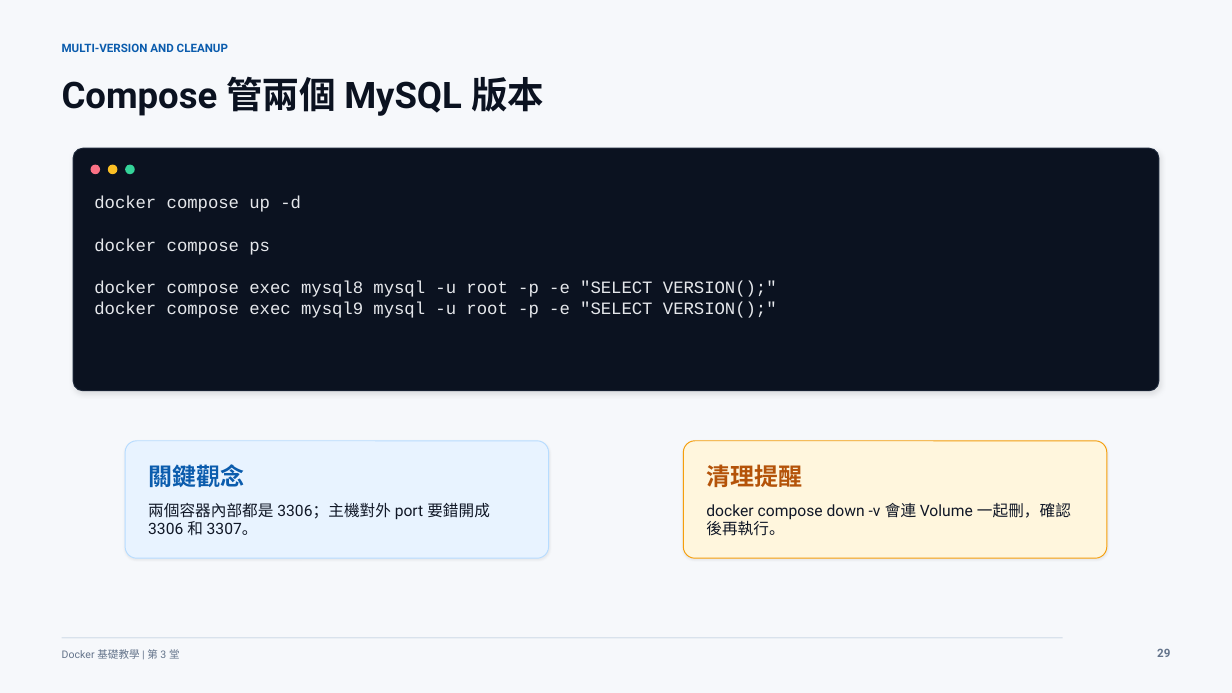
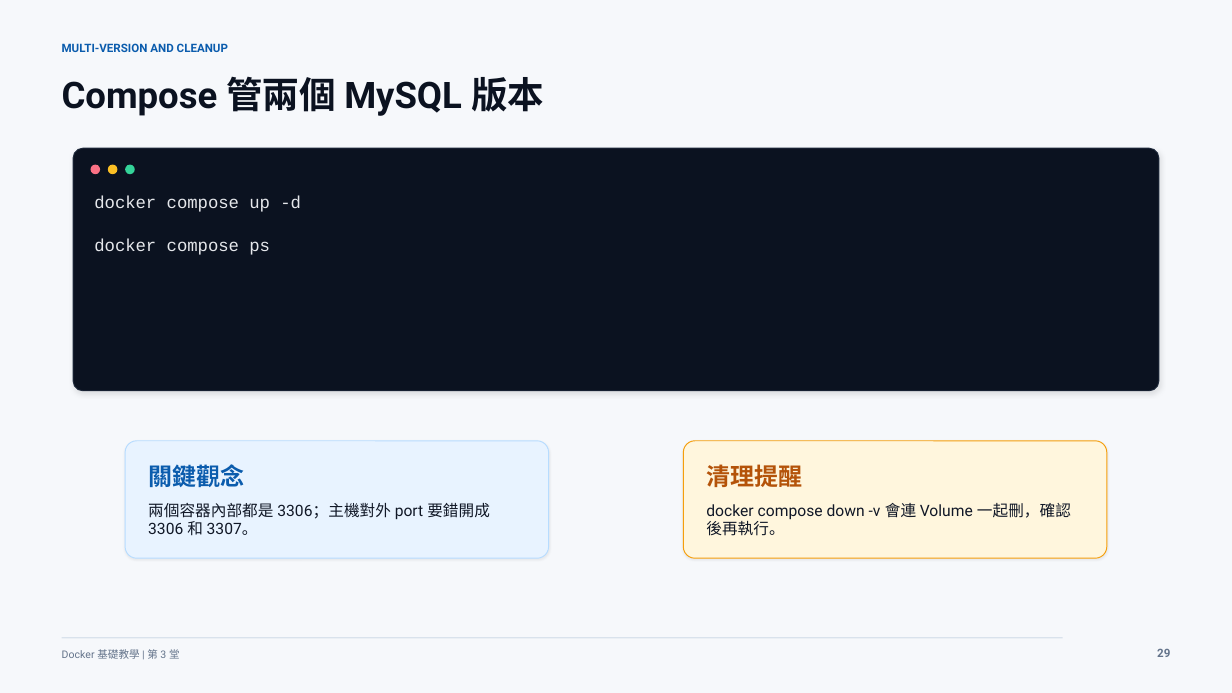
Before and after one commit to lalalalaluk/docker-practice, a slide deck: slide 36 of slides/docker-session3-mysql-compose.pptx (slide 44 before the commit). Drawn at 1232x693 pixels with LibreOffice and Linux fonts; fonts in the diff are those of the drawing. Boxes give left, top, right and bottom in pixels: in the first picture for what was removed or moved away, otherwise in the second. Text is boxed around its words. In the diff, an @@ line names an element or a change of style, - is before the commit and + after.

```diff
--- a/slides/docker-session3-mysql-compose.pptx
+++ b/slides/docker-session3-mysql-compose.pptx
@@ text at box(94, 281, 777, 318): paragraphs removed @@
-docker compose exec mysql8 mysql -u root -p -e "SELECT VERSION();"
-docker compose exec mysql9 mysql -u root -p -e "SELECT VERSION();"
```
Also in this commit, not shown: 13 other slides changed, 2 slides added, 27 slides removed.
